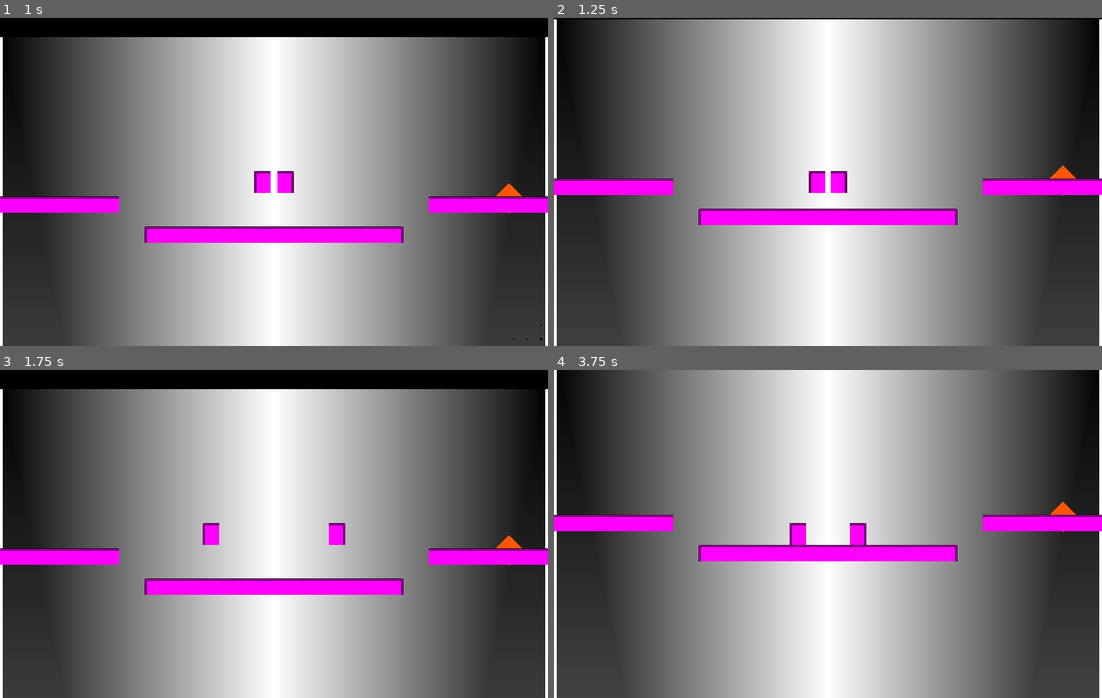
Above: before the commit, frames 1-4 (two rows, left to right).
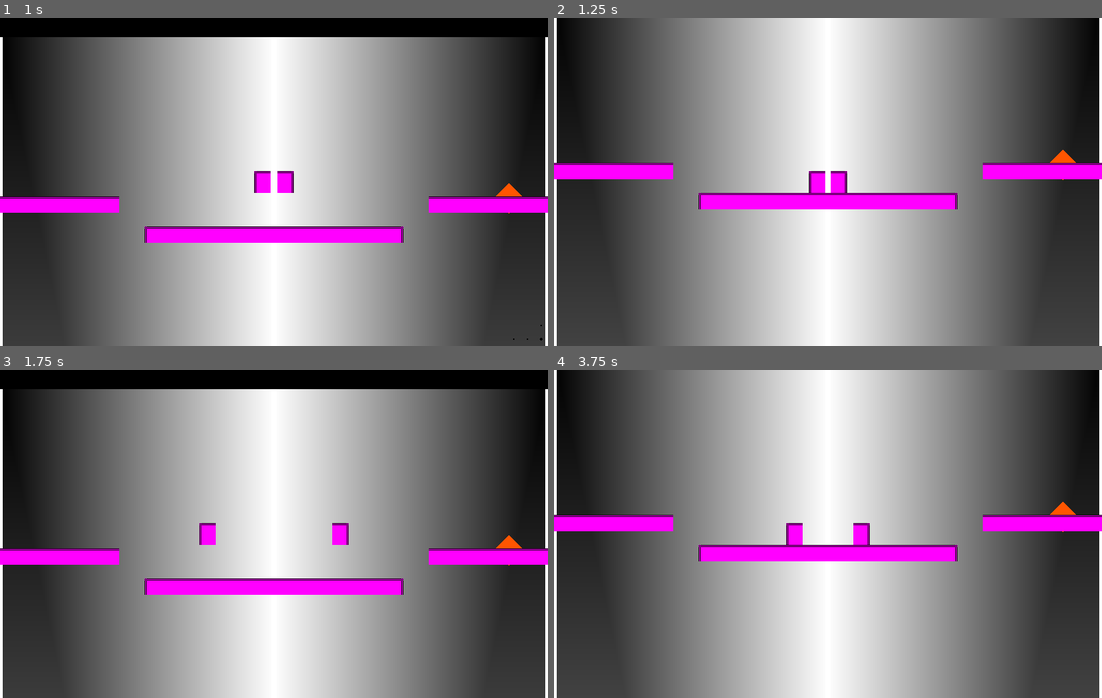
Above: after the commit, the same moments.

Repository: dotevie/SplittingImage
Game: Godot game, scene res://test_scene.tscn
Two runs of this game, one before a commit and one after it. Both use one fixed random seed, a clock stepped at 60 frames per second and the inputs below.
Inputs:
- Up to frame 1 (1 s): hold Right (move_right) from 0.53 s (still down); tap Up (jump) at 0.77 s
- Up to frame 2 (1.25 s): keep holding Right (move_right)
- Up to frame 3 (1.75 s): release Right (move_right) at 1.28 s; hold Left (move_left) from 1.28 s (still down); tap Up (jump) at 1.52 s
- Up to frame 4 (3.75 s): release Left (move_left) at 2.03 s; hold Right (move_right) 2.03-3.53 s; tap Up (jump) at 3.02 s; hold Left (move_left) from 3.53 s (still down)

Frame 1 is identical in both runs. In frame 2, 9.4% of the frame differs, in the area x 0-100%, y 0-64%; in frame 3, 0.2%; in frame 4, 0.8%.

Commit message:
Removed Player Friction

Diff:
--- a/scenes/level_test.tscn
+++ b/scenes/level_test.tscn
@@ -37,6 +37,9 @@
 
 [sub_resource type="RectangleShape2D" id="RectangleShape2D_yvmk3"]
 size = Vector2(4, 480)
+
+[sub_resource type="PhysicsMaterial" id="PhysicsMaterial_d5kir"]
+friction = 0.0
 
 [sub_resource type="PlaceholderTexture2D" id="PlaceholderTexture2D_8m37a"]
 size = Vector2(24, 32)
@@ -101,6 +104,7 @@
 
 [node name="Player" type="RigidBody2D" parent="." node_paths=PackedStringArray("cam") groups=["player"]]
 position = Vector2(300, 100)
+physics_material_override = SubResource("PhysicsMaterial_d5kir")
 can_sleep = false
 lock_rotation = true
 contact_monitor = true
Not shown: 1 places in scenes/level_test.tscn that only renumber resources
